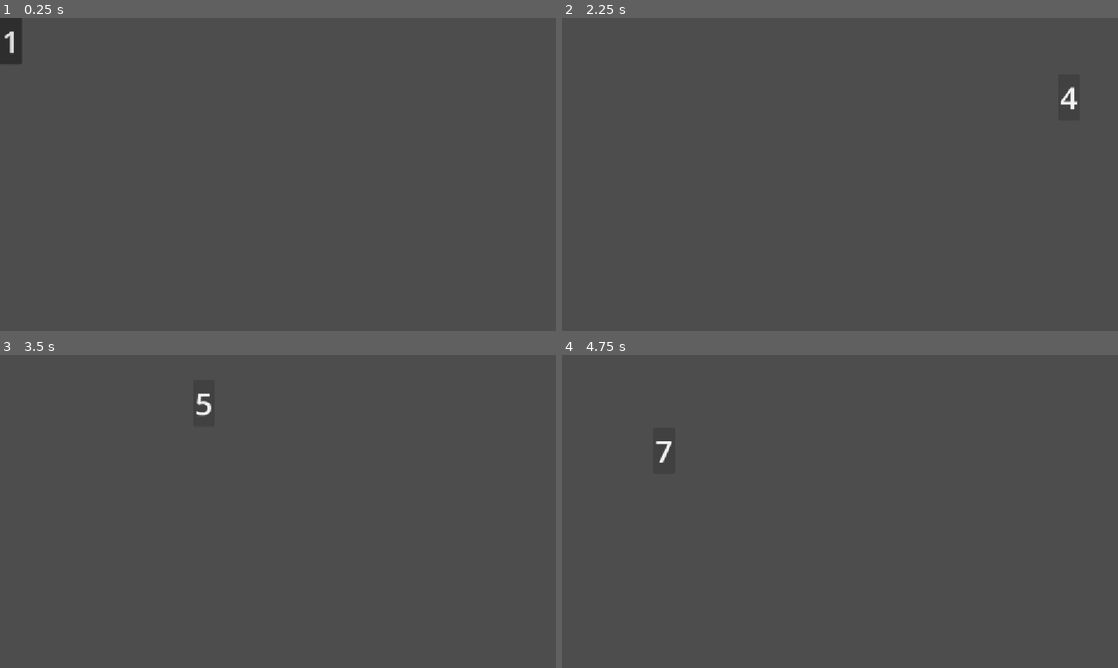
Above: before the commit, frames 1-4 (two rows, left to right).
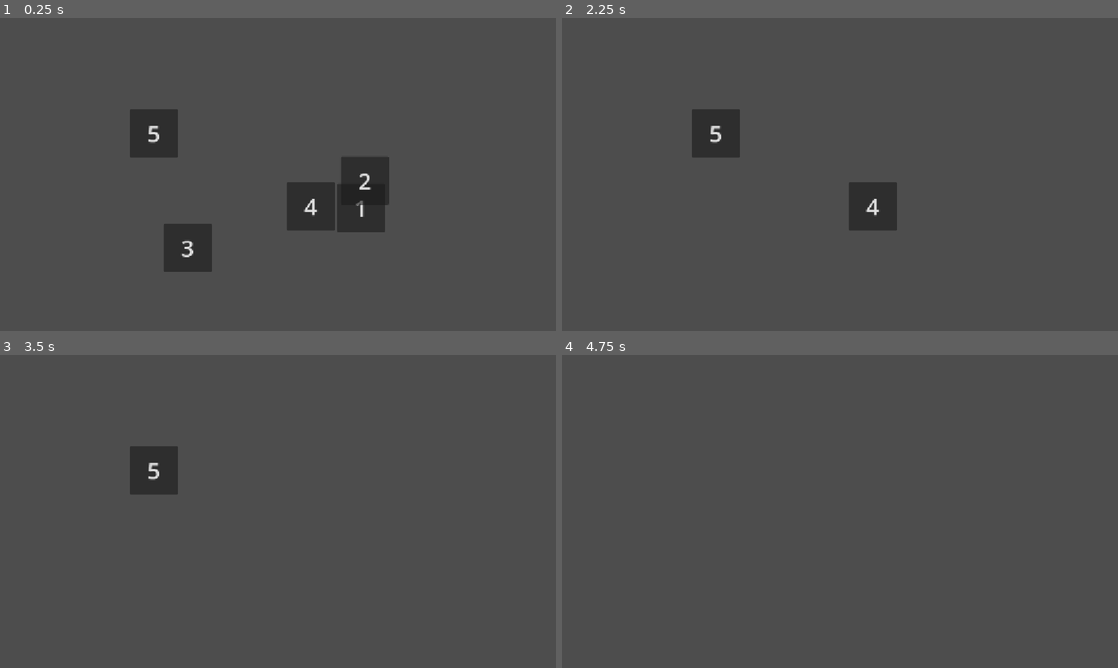
Above: after the commit, the same moments.

Repository: Ozodbek4252/godot-number-tap
Game: Godot game, scene res://Main.tscn
The game is run twice, just before and just after one commit, with the same random seed, the same clock (stepped at 60 frames per second) and the same inputs.
Inputs (mouse positions are in pixels of both pictures, inside the frame that each line leads up to):
- Up to frame 1 (0.25 s): no input
- Up to frame 2 (2.25 s): click "1" at 0.5 s; click "2" at 1.25 s; click "3" at 2 s
- Up to frame 3 (3.5 s): click "4" at 2.75 s
- Up to frame 4 (4.75 s): click "5" at 3.5 s; click (984, 627) at 4.25 s, where only the run before the commit has a clickable "6"

The runs differ from the first frame. In frame 1, 6.6% of the frame differs, in the area x 0-70%, y 0-82%; in frame 2, 2.7%; in frame 3, 1.4%; in frame 4, less than 0.1%.

Commit message:
Create multiple number buttons

Diff:
--- a/Main.tscn
+++ b/Main.tscn
@@ -2,13 +2,5 @@
 
 [ext_resource type="Script" uid="uid://1o0aa17dyxl1" path="res://main.gd" id="1_glv2v"]
 
-[node name="Node2D" type="Node2D" unique_id=1000913728]
+[node name="Node2D" type="Node2D" unique_id=1118663383]
 script = ExtResource("1_glv2v")
-
-[node name="Button" type="Button" parent="." unique_id=1921044365]
-offset_right = 8.0
-offset_bottom = 8.0
-theme_override_font_sizes/font_size = 64
-text = "1"
-
-[connection signal="pressed" from="Button" to="." method="_on_button_pressed"]
--- a/main.gd
+++ b/main.gd
@@ -1,28 +1,37 @@
 extends Node2D
-var current_number = 1
+
+const TOTAL_NUMBERS = 5
+var next_number = 1
 
 
-# Called when the node enters the scene tree for the first time.
 func _ready() -> void:
-	pass # Replace with function body.
+	for number in range(1, TOTAL_NUMBERS + 1):
+		create_number_button(number)
 
 
-# Called every frame. 'delta' is the elapsed time since the previous frame.
-func _process(delta: float) -> void:
-	pass
+func create_number_button(number: int) -> void:
+	var button = Button.new()
+
+	button.text = str(number)
+	button.add_theme_font_size_override("font_size", 48)
+	button.custom_minimum_size = Vector2(100, 100)
+
+	var screen_size = get_viewport_rect().size
+	var button_size = button.custom_minimum_size
+
+	button.position = Vector2(
+		randf_range(0, screen_size.x - button_size.x),
+		randf_range(0, screen_size.y - button_size.y)
+	)
+
+	button.pressed.connect(_on_number_pressed.bind(number, button))
+
+	add_child(button)
 
 
-func _on_button_pressed() -> void:
-	current_number += 1
-	$Button.text = str(current_number)
+func _on_number_pressed(number: int, button: Button) -> void:
+	if number != next_number:
+		return
 
-	var screen_size = get_viewport_rect().size
-	var button_size = $Button.size
-
-	var max_x = screen_size.x - button_size.x
-	var max_y = screen_size.y - button_size.y
-
-	$Button.position = Vector2(
-		randf_range(0, max_x),
-		randf_range(0, max_y)
-	)
+	button.queue_free()
+	next_number += 1
